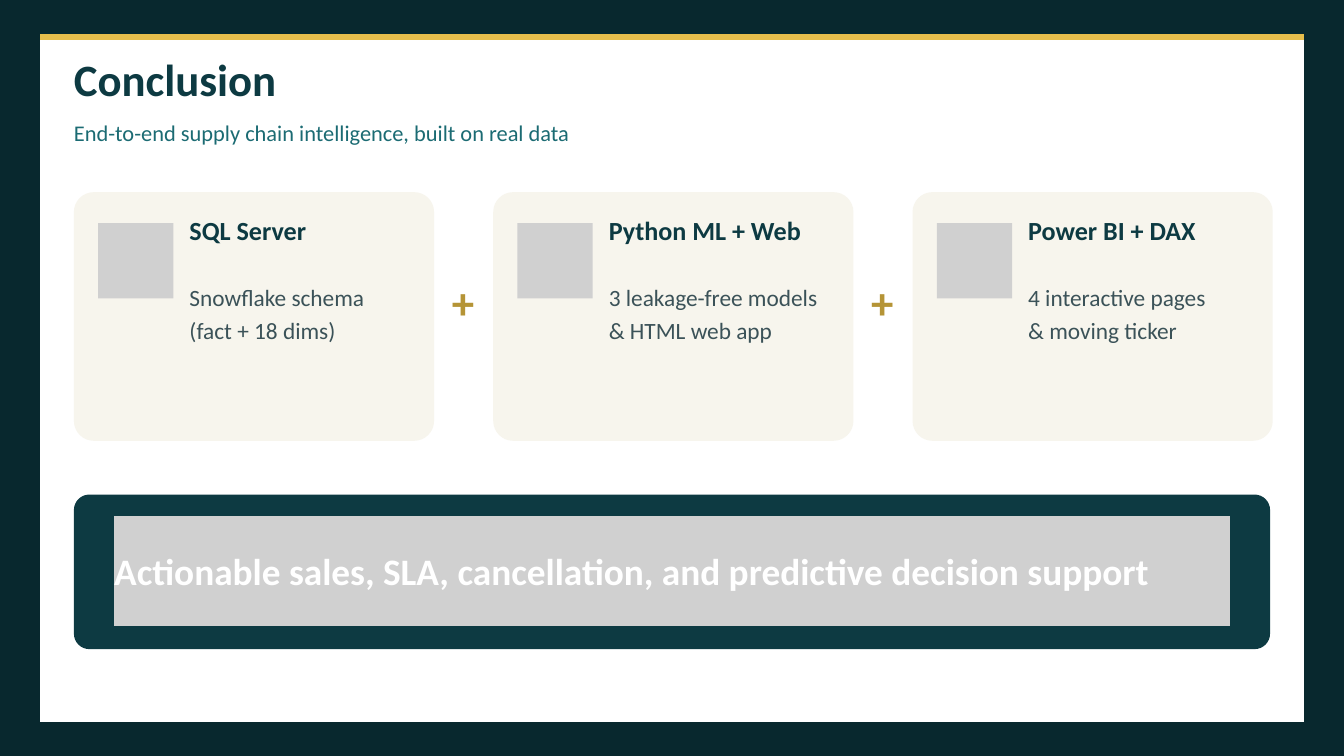
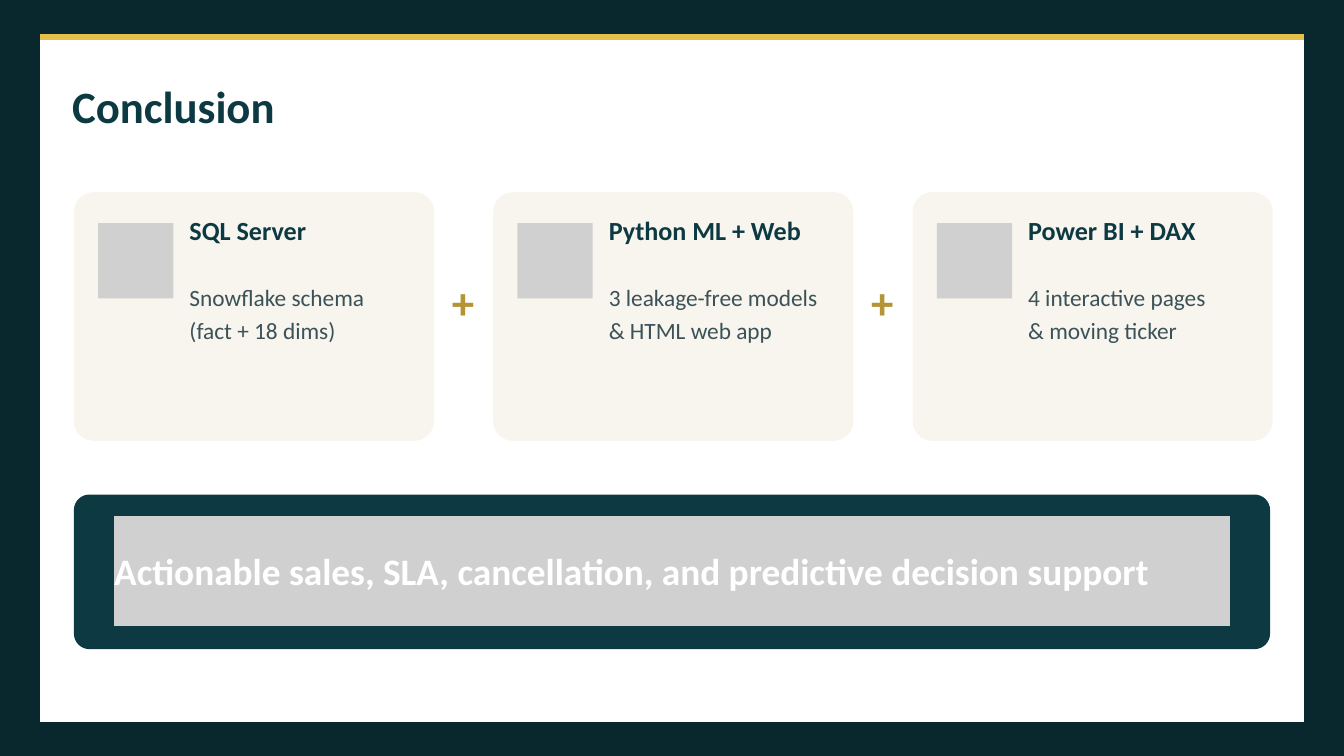
Before and after one commit to Team5-Depi/Supply-Chain-Dataset-Analysis-Final_Project, a slide deck: slide 14 of Presentation/Supply_Chain_Dataset_Analysis_Presentation.pptx. Drawn at 1344x756 pixels with LibreOffice and Linux fonts; fonts in the diff are those of the drawing; grey boxes stand for pictures. Boxes give left, top, right and bottom in pixels: in the first picture for what was removed or moved away, otherwise in the second. Text is boxed around its words. In the diff, an @@ line names an element or a change of style, - is before the commit and + after.

```diff
--- a/Presentation/Supply_Chain_Dataset_Analysis_Presentation.pptx
+++ b/Presentation/Supply_Chain_Dataset_Analysis_Presentation.pptx
@@ text "Conclusion": place and size @@
-text "Conclusion" at <box>74,64,276,97</box>
+text "Conclusion" at <box>72,91,274,124</box>
@@ text removed at <box>74,125,569,145</box> @@
-End-to-end supply chain intelligence, built on real data
```
Also in this commit, not shown: 10 other slides changed.
